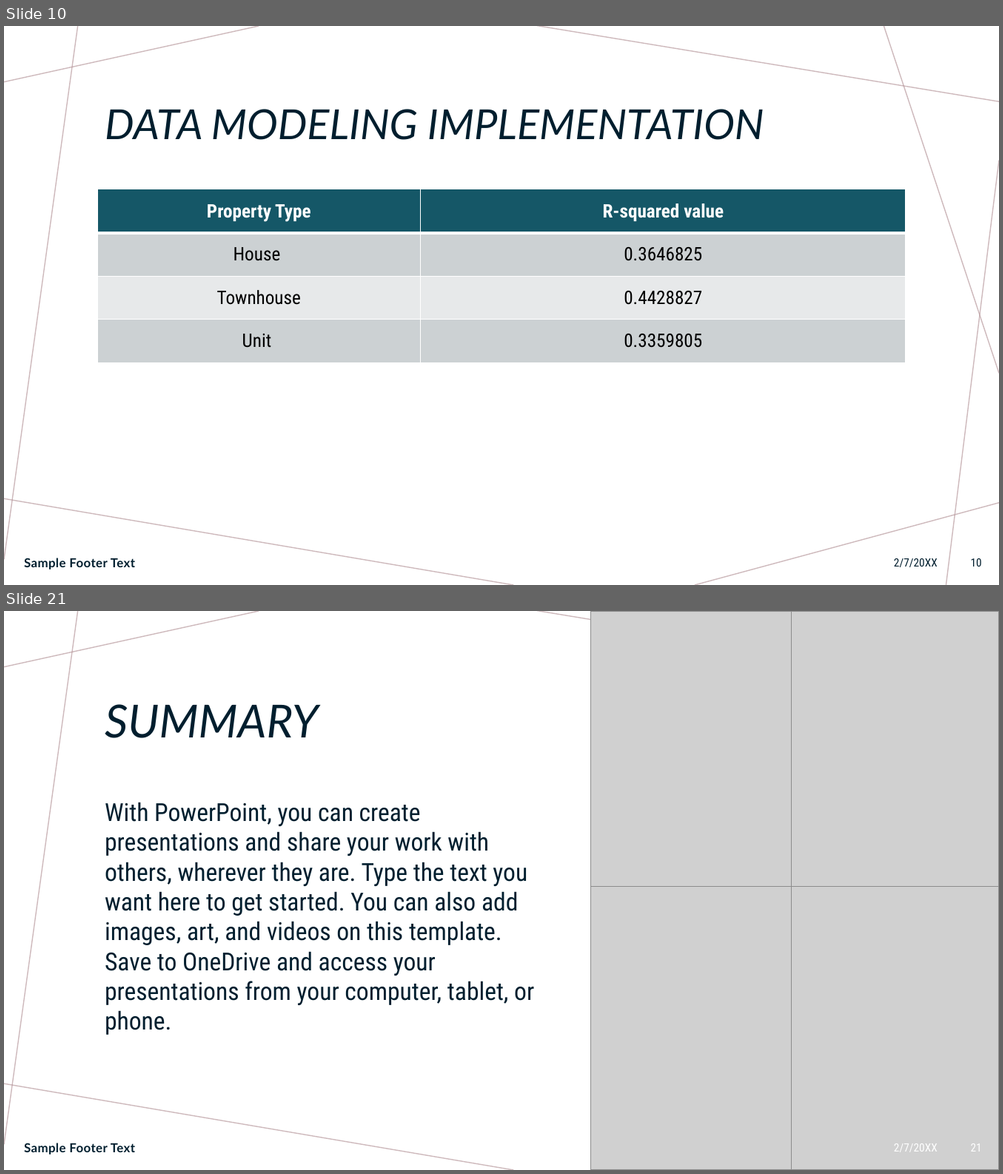
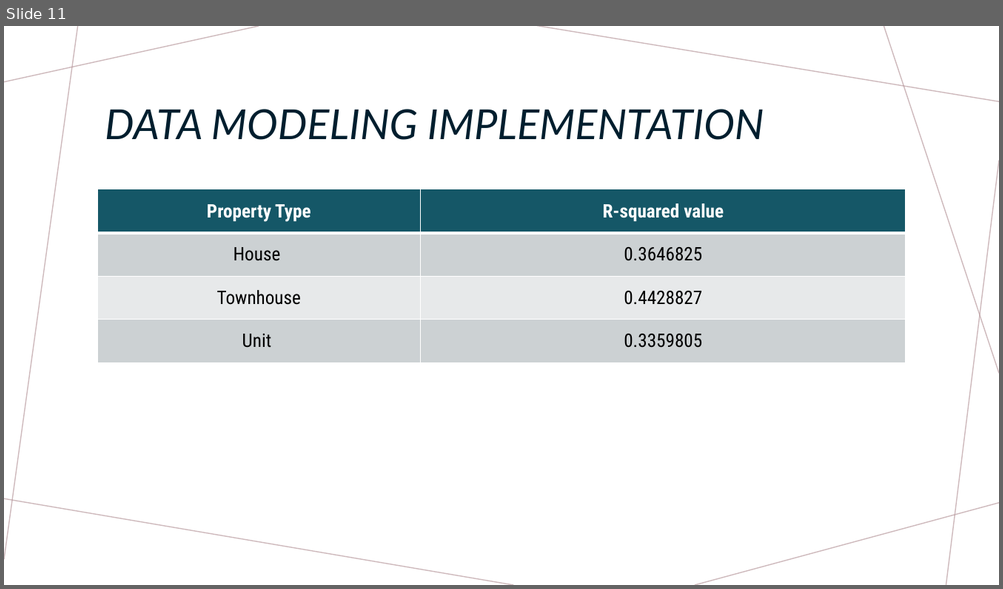
Before and after one commit to Anguyensfg/project-4, a slide deck: Project 4.pptx. Shown one above the other, each under a label of ours: slides 10 and 21 before the commit, slide 11 after it; the slides between them are not shown. The pictures are 1003x1174 and 1003x589 pixels, drawn with LibreOffice and Linux fonts; fonts in the diff are those of the drawing; grey boxes stand for pictures. Boxes give left, top, right and bottom in pixels: in the first picture for what was removed or moved away, otherwise in the second. Text is boxed around its words. In the diff, an @@ line names an element or a change of style, - is before the commit and + after.

```diff
--- a/Project 4.pptx
+++ b/Project 4.pptx
@@ slide 21 removed at <box>4,611,999,1170</box>, background #FFFFFF; not listed: 7 template elements that a slide beside it also shows @@
@@ picture removed at <box>590,611,791,891</box> @@
@@ picture removed at <box>791,611,999,891</box> @@
@@ title removed at <box>105,704,318,738</box> @@
-SUMMARY
@@ text removed at <box>105,802,534,1035</box> @@
-With PowerPoint, you can create presentations and share your work with others, wherever they are. Type the text you want here to get started. You can also add images, art, and videos on this template. Save to OneDrive and access your presentations from your computer, tablet, or phone.
@@ picture removed at <box>590,887,791,1170</box> @@
@@ picture removed at <box>791,887,999,1170</box> @@
@@ text removed at <box>24,1143,135,1155</box> @@
-Sample Footer Text
@@ text removed at <box>893,1144,937,1153</box> @@
-2/7/20XX
@@ page number removed at <box>970,1144,982,1152</box> @@
-21
@@ what was slide 10 is now slide 11 @@
@@ slide 11 changed as well @@
@@ text removed at <box>24,558,135,570</box> @@
-Sample Footer Text
@@ text removed at <box>893,559,937,568</box> @@
-2/7/20XX
@@ page number removed at <box>970,559,982,567</box> @@
-10
```
Also in this commit, not shown: 7 other slides changed, 1 slide added, 11 other slides removed.
